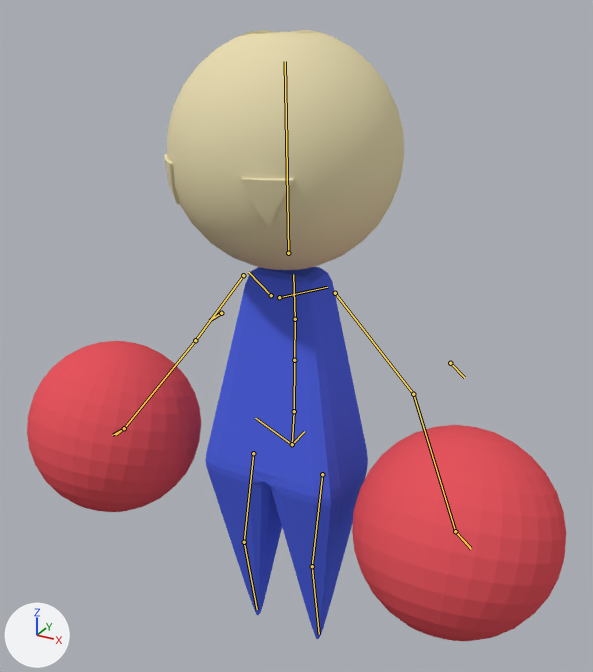
Two versions of the Blender file WallKick_UnityProject/Assets/PlayerCharacter.blend, one commit apart.
Rendered twice from a camera (50 mm lens) standing at (3.47, -6.11, 6.59) and looking at (-0.11, 0.39, 3.33). The lights are fixed; the arrows at lower left show +X, +Y and +Z. The bones that bend it are drawn over the model as lines.

In view in the first picture: 'Body', 'Head', 'LeftPunch', 'RightPunch'.
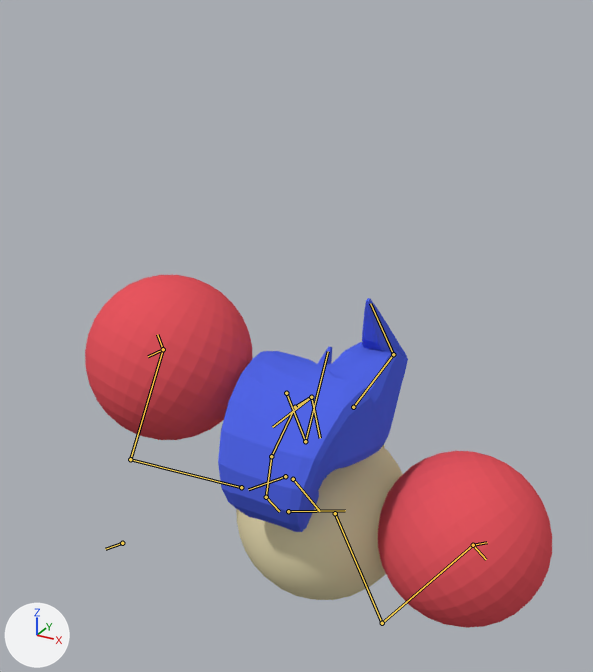
The newer file adds an action. The first version stands in its rest pose; the second is drawn at frame 21 of the action 'DownAir'.

What the commit changed:
Bone 'spine' (bone_spine) moves from (0.0, 0.0, 0.0) to (-0.007, 0.157, -0.159).
Bone 'spine' (bone_spine) turns from (0, 0, 0) to (88, 1, 1) degrees about its own x, y and z.
Bone 'spine.001' (bone_spine_001) turns from (0, 0, 0) to (38, -5, -1) degrees about its own x, y and z.
Bone 'spine.002' (bone_spine_002) turns from (0, 0, 0) to (43, 0, -1) degrees about its own x, y and z.
Bone 'spine.003' (bone_spine_003) turns from (0, 0, 0) to (46, -1, -1) degrees about its own x, y and z.
Bone 'spine.006' (bone_spine_006) turns from (0, 0, 0) to (22, 0, -3) degrees about its own x, y and z.
Bone 'upper_arm.L' (bone_upper_arm_l) moves from (0.0, 0.0, 0.0) to (-0.013, 0.061, 0.007).
Bone 'thigh.L' (bone_thigh_l) turns from (0, 0, 0) to (27, 0, -2) degrees about its own x, y and z.
Bone 'shin.L' (bone_shin_l) turns from (0, 0, 0) to (93, 3, -6) degrees about its own x, y and z.
Bone 'thigh.R' (bone_thigh_r) turns from (0, 0, 0) to (-46, 1, 5) degrees about its own x, y and z.
Bone 'shin.R' (bone_shin_r) turns from (0, 0, 0) to (101, 6, -4) degrees about its own x, y and z.
Bone 'hand_IK.L' (bone_hand_ik_l) moves from (0.0, 0.0, 0.0) to (0.351, 0.15, -0.488).
Bone 'elbow.L' (bone_elbow_l) moves from (0.0, 0.0, 0.0) to (0.565, 1.122, 0.671).
Bone 'hand_IK.R' (bone_hand_ik_r) moves from (0.0, 0.0, 0.0) to (0.206, -0.268, -0.187).
Bone 'hand_IK.R' (bone_hand_ik_r) turns from (0, 0, 0) to (17, 26, -1) degrees about its own x, y and z.
Bone 'elbow.R' (bone_elbow_r) moves from (0.0, 0.0, 0.0) to (-0.99, 0.696, 0.713).

Boxes (x1, y1, x2, y2) around the edits, measured in the pictures (593 x 672 px):
'Head', posed
    before: (164, 30, 404, 270)
    after: (236, 445, 403, 600)
'Body', posed (16% wider, 37% shorter)
    before: (205, 267, 368, 639)
    after: (218, 298, 408, 532)
'LeftPunch', posed (19% narrower, 18% shorter)
    before: (352, 425, 566, 641)
    after: (378, 451, 552, 628)
'RightPunch', posed
    before: (27, 341, 201, 512)
    after: (85, 275, 252, 440)
bone 'spine', root to tip
    before: (292, 444) to (294, 411)
    after: (311, 397) to (295, 407)
bone 'spine.001', root to tip
    before: (294, 411) to (294, 360)
    after: (295, 407) to (271, 456)
bone 'spine.002', root to tip
    before: (294, 360) to (295, 319)
    after: (271, 456) to (266, 497)
bone 'spine.003', root to tip
    before: (295, 319) to (293, 274)
    after: (266, 497) to (279, 511)
bone 'spine.006', root to tip
    before: (288, 253) to (285, 61)
    after: (288, 511) to (345, 510)
bone 'upper_arm.L', root to tip
    before: (335, 293) to (413, 394)
    after: (335, 513) to (382, 623)
bone 'thigh.L', root to tip
    before: (322, 474) to (312, 566)
    after: (353, 407) to (393, 354)
bone 'shin.L', root to tip
    before: (312, 566) to (319, 634)
    after: (393, 354) to (370, 303)
bone 'thigh.R', root to tip
    before: (253, 453) to (244, 542)
    after: (286, 393) to (305, 441)
bone 'shin.R', root to tip
    before: (244, 542) to (257, 609)
    after: (305, 441) to (328, 351)
bone 'hand_IK.L', root to tip
    before: (455, 531) to (471, 549)
    after: (473, 545) to (486, 559)
bone 'hand_IK.R', root to tip
    before: (124, 428) to (112, 435)
    after: (163, 349) to (148, 356)
bone 'elbow.R', root to tip
    before: (221, 313) to (209, 320)
    after: (122, 543) to (105, 549)
